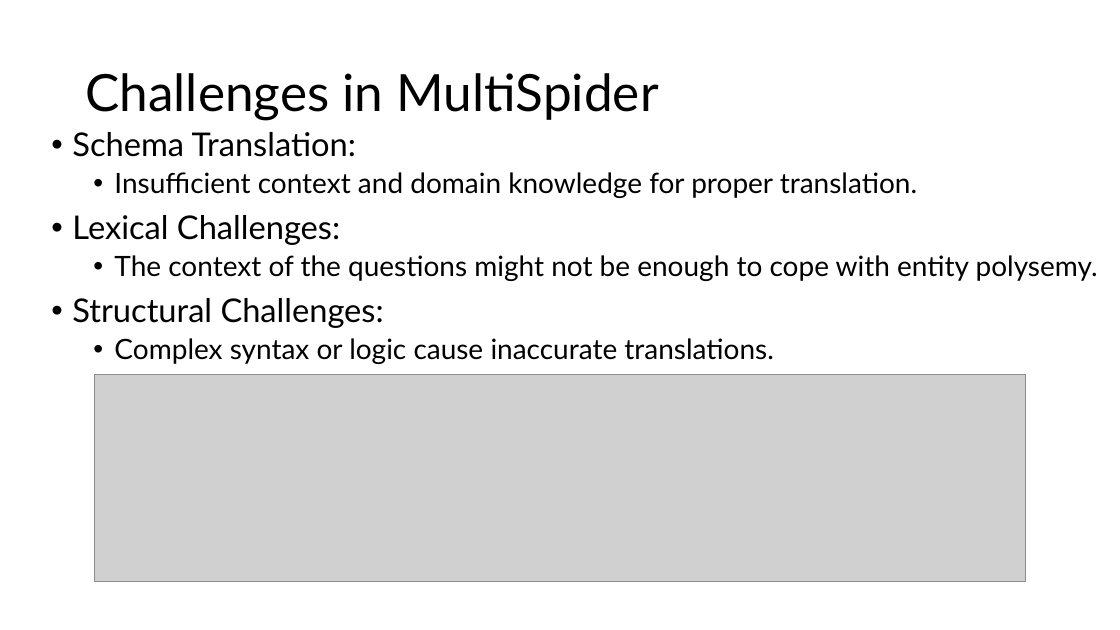
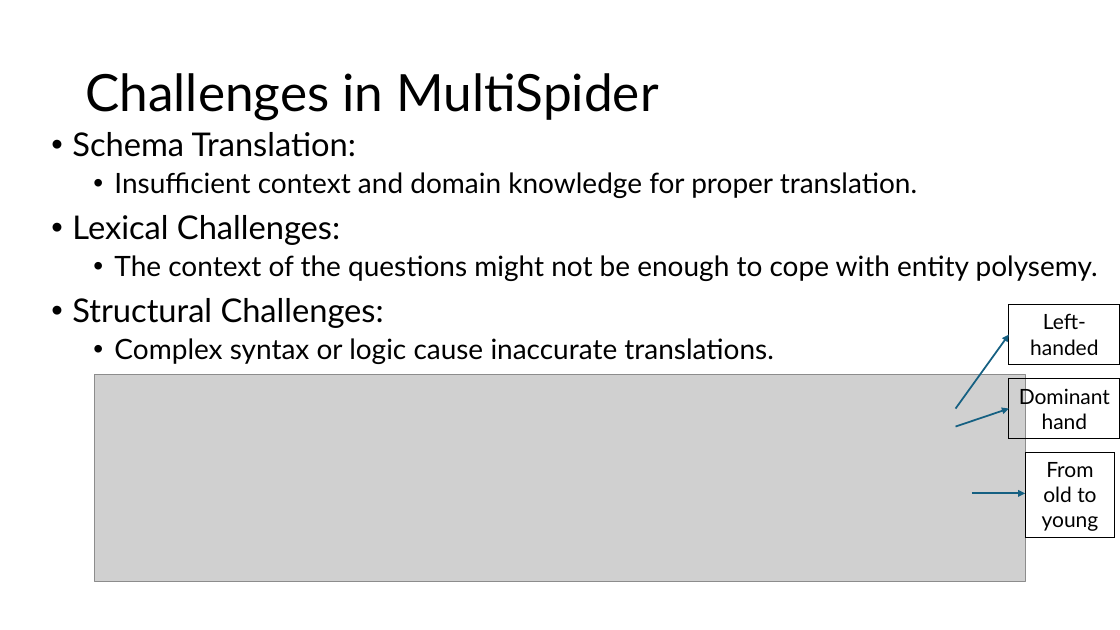
Before and after one commit to giannisfourfouris/Database-Systems, a slide deck: slide 5 of Presentation/MultiSpider_Presentation.pptx. Drawn at 1120x630 pixels with LibreOffice and Linux fonts; fonts in the diff are those of the drawing; grey boxes stand for pictures. Boxes give left, top, right and bottom in pixels: in the first picture for what was removed or moved away, otherwise in the second. Text is boxed around its words. In the diff, an @@ line names an element or a change of style, - is before the commit and + after.

```diff
--- a/Presentation/MultiSpider_Presentation.pptx
+++ b/Presentation/MultiSpider_Presentation.pptx
@@ rectangle added at <box>1009,305,1120,365</box>, outline #000000 0.75 pt, 18 pt, text #000000 @@
+Left-handed
@@ arrow added from (956, 408) to (1009, 334), #156082 1.5 pt @@
@@ rectangle added at <box>1009,379,1120,439</box>, outline #000000 0.75 pt, 18 pt, text #000000 @@
+Dominant hand
@@ arrow added from (956, 427) to (1009, 408), #156082 1.5 pt @@
@@ rectangle added at <box>1025,452,1115,537</box>, outline #000000 0.75 pt, 18 pt, text #000000 @@
+From old to young
@@ arrow added from (972, 493) to (1025, 493), #156082 1.5 pt @@
```
Also in this commit, not shown: 1 other slide changed.
